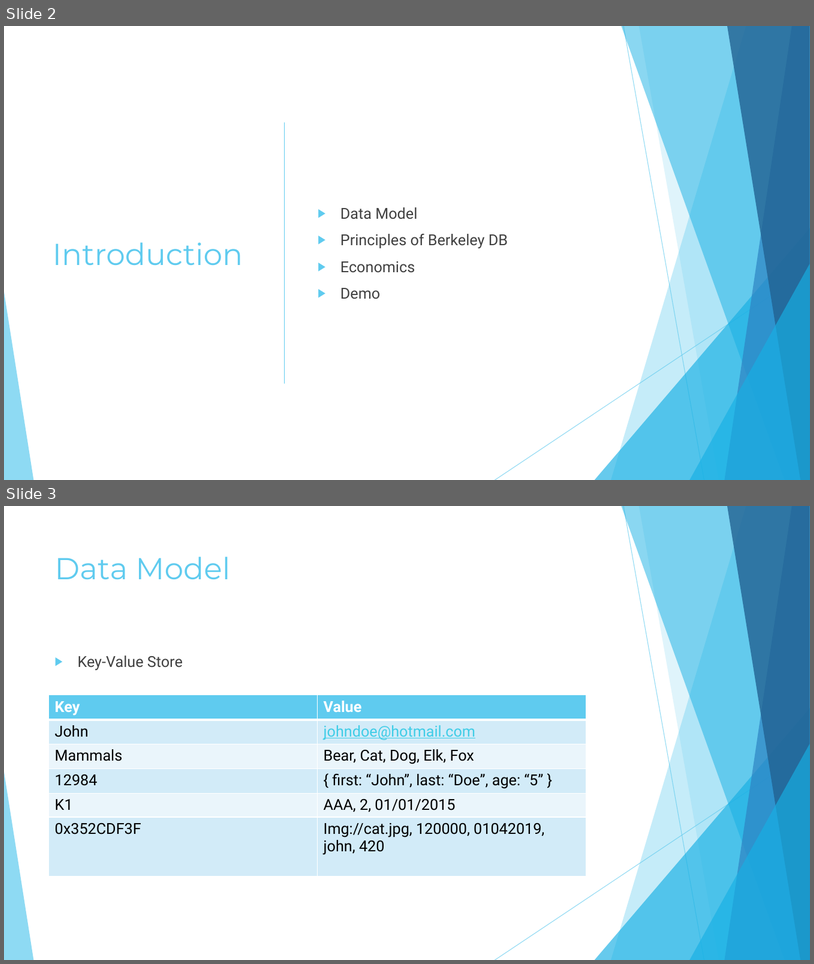
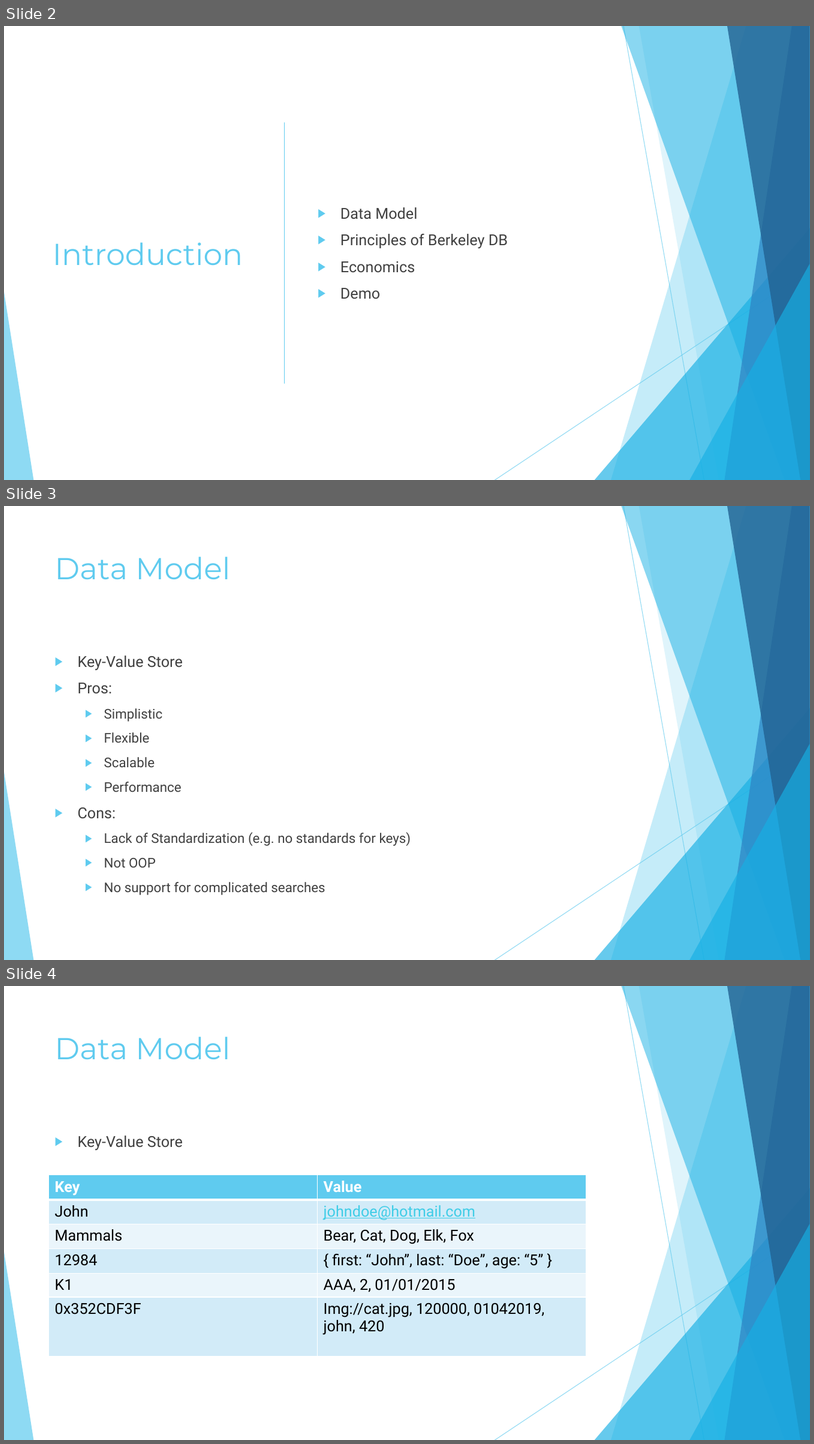
Before and after one commit to shellucas/BerkeleyDBDemo, a slide deck: Berkeley DB.pptx. Shown one above the other, each under a label of ours: slides 2 and 3 before the commit, slides 2, 3 and 4 after it. The pictures are 814x964 and 814x1444 pixels, drawn with LibreOffice and Linux fonts; fonts in the diff are those of the drawing. Boxes give left, top, right and bottom in pixels: in the first picture for what was removed or moved away, otherwise in the second. Text is boxed around its words. In the diff, an @@ line names an element or a change of style, - is before the commit and + after.

```diff
--- a/Berkeley DB.pptx
+++ b/Berkeley DB.pptx
@@ slide 3 added at [4,506,810,960], background #FFFFFF; not listed: 10 template elements that a slide beside it also shows @@
@@ title added at [55,556,230,579], 36 pt, text #5FCBEF @@
+Data Model
@@ text added at [78,655,411,895], 16 pt, text #404040 @@
+▶ Key-Value Store
+▶ Pros:
+  ▶ Simplistic
+  ▶ Flexible
+  ▶ Scalable
+  ▶ Performance
+▶ Cons:
+  ▶ Lack of Standardization (e.g. no standards for keys)
+  ▶ Not OOP
+  ▶ No support for complicated searches
@@ what was slide 3 is now slide 4 @@
```
Also in this commit, not shown: 2 slides changed, 1 other slide added.
